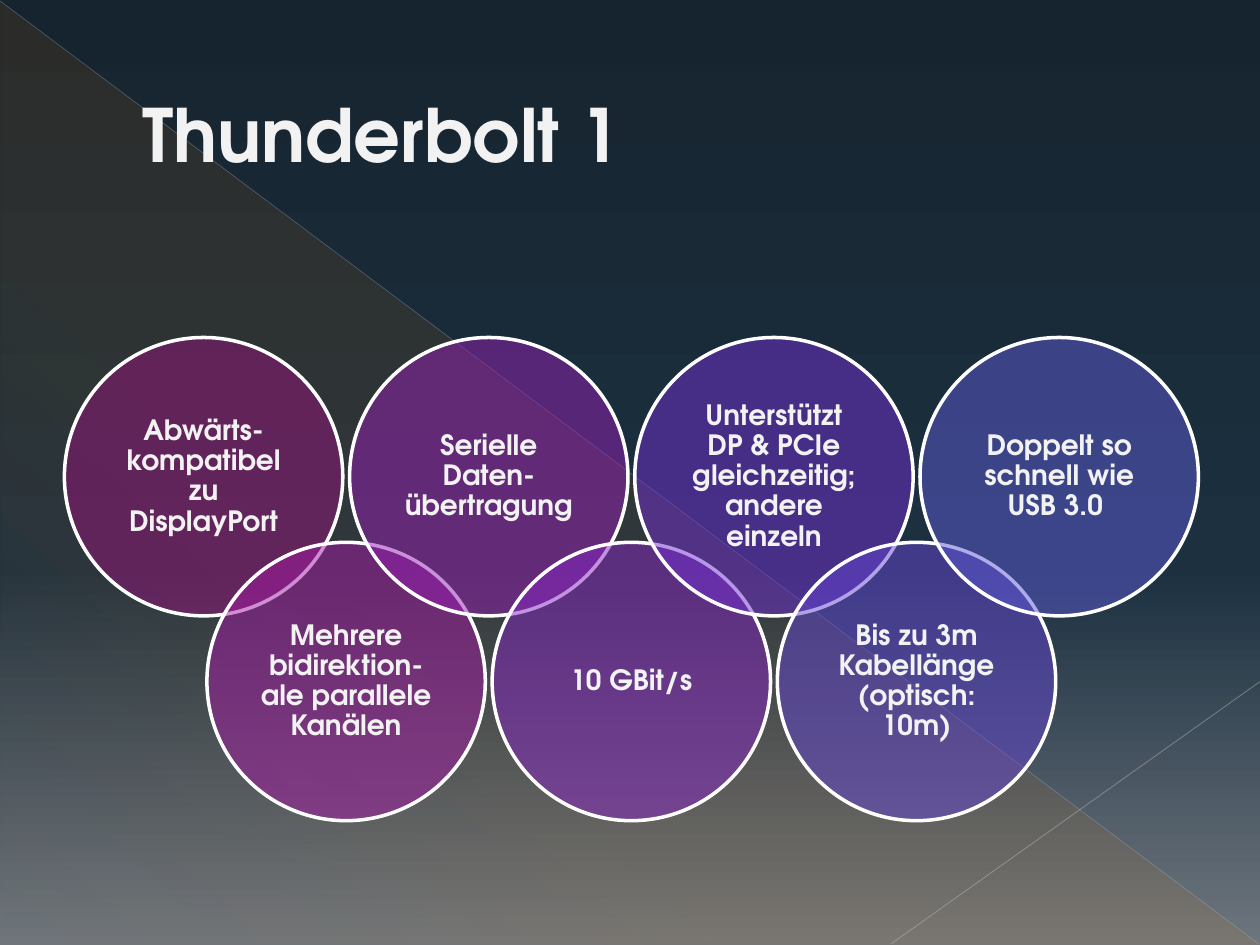
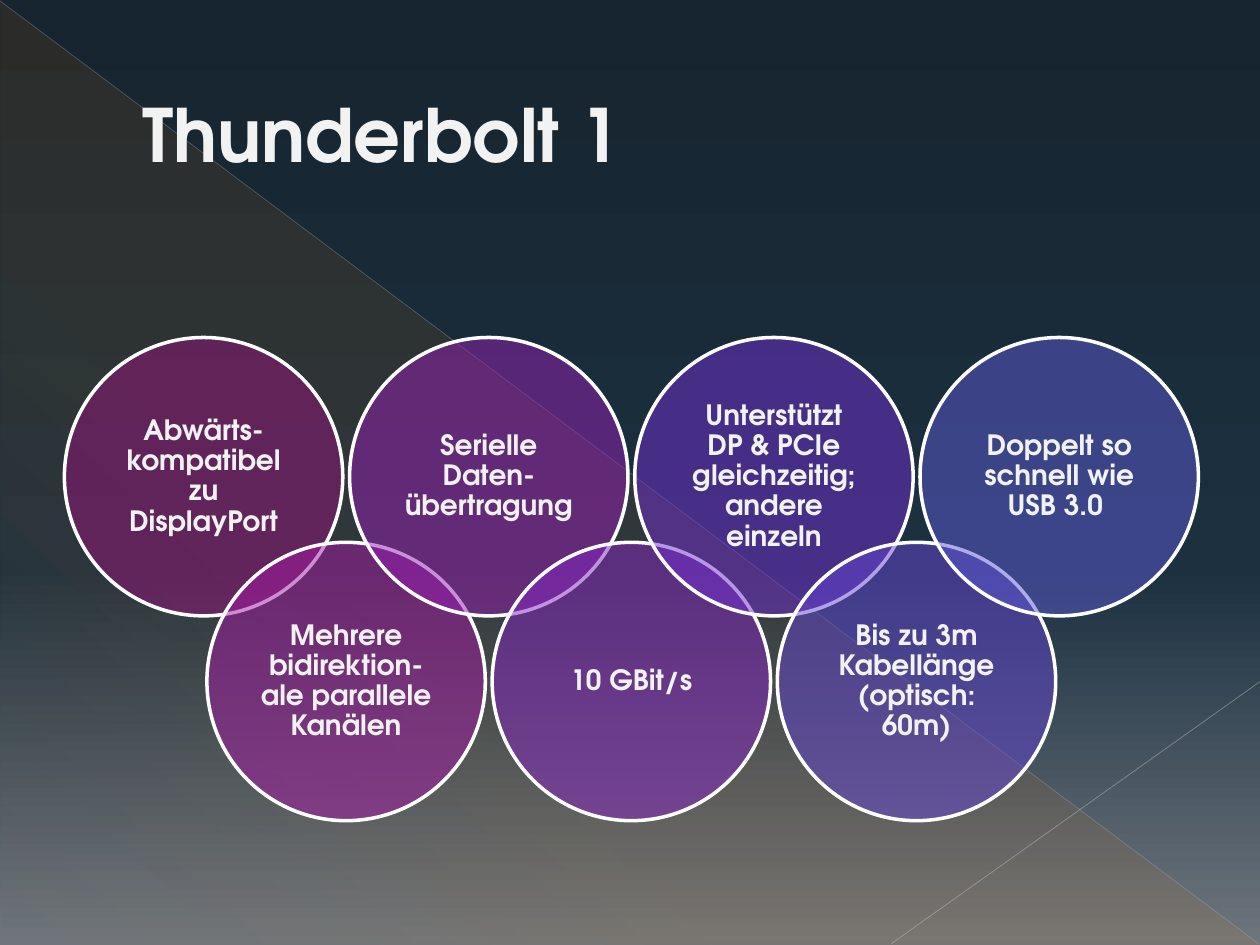
Before and after one commit to sewpalu/Compendia, a slide deck: slide 4 of doc/thunderbolt_presentation/Thunderbolt.pptx. Drawn at 1260x945 pixels with LibreOffice and Linux fonts; fonts in the diff are those of the drawing. Boxes give left, top, right and bottom in pixels: in the first picture for what was removed or moved away, otherwise in the second. Text is boxed around its words. In the diff, an @@ line names an element or a change of style, - is before the commit and + after.

```diff
--- a/doc/thunderbolt_presentation/Thunderbolt.pptx
+++ b/doc/thunderbolt_presentation/Thunderbolt.pptx
@@ text at [839, 623, 994, 742]: text changed @@
-Bis zu 3m Kabellänge (optisch: 10m)
+Bis zu 3m Kabellänge (optisch: 60m)
```
Also in this commit, not shown: 2 other slides changed.
